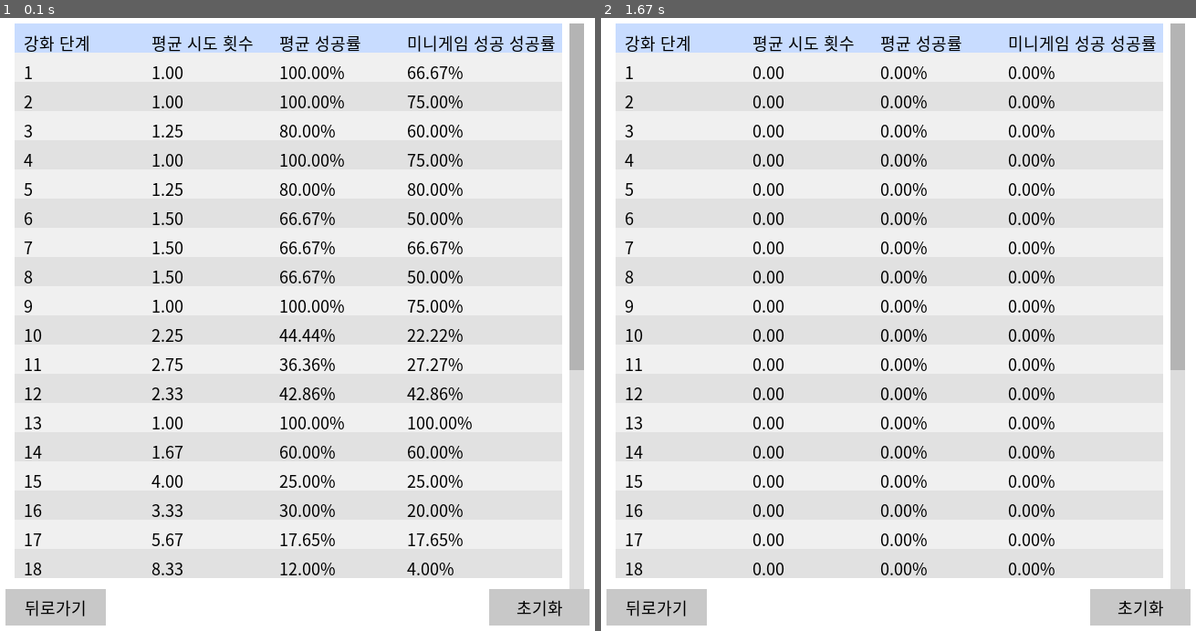
Above: before the commit, frames 1-2 (left to right).
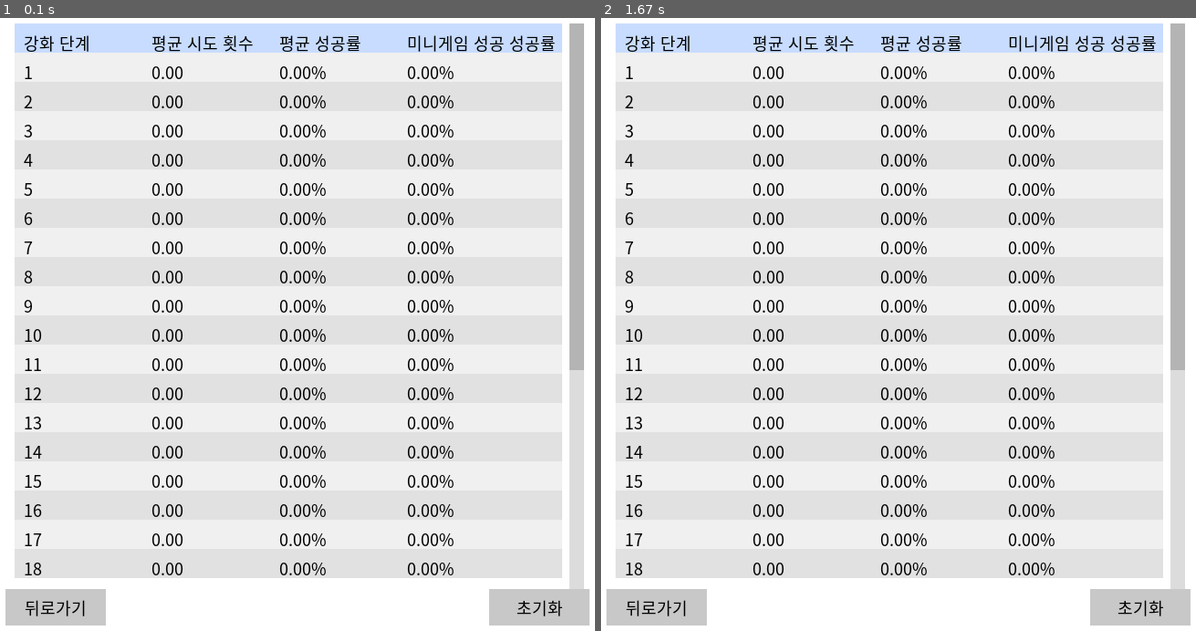
Above: after the commit, the same moments.

Repository: lllllIIIIlll/enchant_simul_project
Game: pygame game, started from table.py
Same seed, same stepped clock (60 frames per second), same inputs: the game is played once before the commit and once after it.
Inputs:
- Up to frame 1 (0.1 s): no input
- Up to frame 2 (1.67 s): hold Up 0.33-0.8 s; hold Up 0.83-1.13 s; click "초기화" at 1.62 s

The runs differ from the first frame. In frame 1, 4.3% of the frame differs, in the area x 25-80%, y 7-91%; in frame 2, nothing differs.

Commit message:
added quit option fixed m_s_rate

Diff:
--- a/game.py
+++ b/game.py
@@ -5,6 +5,7 @@
 from mini_game import mini_game_popup
 from enchant_rate import show_rate_table_popup
 import subprocess
+import requests
 
 pygame.init()
 screen = pygame.display.set_mode((1000, 820))
@@ -127,6 +128,11 @@
                 if rate_btn.is_clicked(event.pos):
                     show_rate_table_popup(screen)
                 elif quit_btn.is_clicked(event.pos):
+                    # table.py의 reset_btn 기능을 실행 (reset_json 함수 호출)
+                    # 방법1: table.py에 reset_json만 실행하는 엔드포인트를 만들어두고, 여기서 호출
+                    # 방법2: reset_json만 실행하는 별도 스크립트 생성 후 여기서 실행
+                    # 여기서는 방법2 예시 (reset_table.py를 만들어서 실행)
+                    subprocess.run(["python", "table.py", "--reset"])
                     running = False
                 elif table_btn.is_clicked(event.pos):
                     subprocess.Popen(["python", "table.py"])
--- a/list.py
+++ b/list.py
@@ -1,10 +1,8 @@
 import json
 
-# 파일 경로
 table_path = "list_table.json"
 rate_path = "list_rate.json"
 
-# 데이터 불러오기
 with open(table_path, encoding="utf-8") as f:
     table = json.load(f)
 
@@ -12,32 +10,23 @@
 level_try = table["level_try"]
 success = table["success"]
 m_s = table["m_s"]
-mini_game_success = table.get("mini_game_success", [0]*30)
 
 a_s_rate = []
 a_try = []
 m_s_rate = []
 
 for i in range(30):
-    # a_s_rate: 해당 레벨 성공 횟수 / 해당 레벨 시도 횟수
     if level_try[i] > 0:
-        a_s = success[i] / level_try[i]
-        a_s_rate.append(a_s)
+        s_rate = success[i] / level_try[i]
+        a_s_rate.append(s_rate)
+        a_try.append(1 / s_rate if s_rate > 0 else 0)
+        if m_s[i] > 0:
+            m_s_rate.append(1-(1-s_rate/1.05)**level[i])
+        else:
+            m_s_rate.append(s_rate)
     else:
         a_s_rate.append(0)
-
-# a_try: 1 / 성공확률(a_s_rate)
-for i in range(30):
-    if a_s_rate[i] > 0:
-        a_try.append(1 / a_s_rate[i])
-    else:
         a_try.append(0)
-
-# m_s_rate: 미니게임 성공 횟수 / 해당 레벨 시도 횟수
-for i in range(30):
-    if level_try[i] > 0:
-        m_s_rate.append(m_s[i] / level_try[i])
-    else:
         m_s_rate.append(0)
 
 # 결과 저장
--- a/list_rate.json
+++ b/list_rate.json
@@ -32,30 +32,30 @@
     30
   ],
   "a_try": [
-    1.0,
-    1.0,
-    1.25,
-    1.0,
-    1.25,
-    1.5,
-    1.5,
-    1.5,
-    1.0,
-    2.25,
-    2.75,
-    2.3333333333333335,
-    1.0,
-    1.6666666666666667,
-    4.0,
-    3.3333333333333335,
-    5.666666666666666,
-    8.333333333333334,
-    5.666666666666666,
-    3.666666666666667,
-    1.6666666666666667,
-    5.0,
-    4.0,
-    8.0,
+    0,
+    0,
+    0,
+    0,
+    0,
+    0,
+    0,
+    0,
+    0,
+    0,
+    0,
+    0,
+    0,
+    0,
+    0,
+    0,
+    0,
+    0,
+    0,
+    0,
+    0,
+    0,
+    0,
+    0,
     0,
     0,
     0,
@@ -64,31 +64,31 @@
     0
   ],
   "a_s_rate": [
-    1.0,
-    1.0,
-    0.8,
-    1.0,
-    0.8,
-    0.6666666666666666,
-    0.6666666666666666,
-    0.6666666666666666,
-    1.0,
-    0.4444444444444444,
-    0.36363636363636365,
-    0.42857142857142855,
-    1.0,
-    0.6,
-    0.25,
-    0.3,
-    0.17647058823529413,
-    0.12,
-    0.17647058823529413,
-    0.2727272727272727,
-    0.6,
-    0.2,
-    0.25,
-    0.125,
-    0.0,
+    0,
+    0,
+    0,
+    0,
+    0,
+    0,
+    0,
+    0,
+    0,
+    0,
+    0,
+    0,
+    0,
+    0,
+    0,
+    0,
+    0,
+    0,
+    0,
+    0,
+    0,
+    0,
+    0,
+    0,
+    0,
     0,
     0,
     0,
@@ -96,31 +96,31 @@
     0
   ],
   "m_s_rate": [
-    0.6666666666666666,
-    0.75,
-    0.6,
-    0.75,
-    0.8,
-    0.5,
-    0.6666666666666666,
-    0.5,
-    0.75,
-    0.2222222222222222,
-    0.2727272727272727,
-    0.42857142857142855,
-    1.0,
-    0.6,
-    0.25,
-    0.2,
-    0.17647058823529413,
-    0.04,
-    0.11764705882352941,
-    0.2727272727272727,
-    0.6,
-    0.2,
-    0.25,
-    0.125,
-    0.0,
+    0,
+    0,
+    0,
+    0,
+    0,
+    0,
+    0,
+    0,
+    0,
+    0,
+    0,
+    0,
+    0,
+    0,
+    0,
+    0,
+    0,
+    0,
+    0,
+    0,
+    0,
+    0,
+    0,
+    0,
+    0,
     0,
     0,
     0,
--- a/list_table.json
+++ b/list_table.json
@@ -32,31 +32,31 @@
     30
   ],
   "level_try": [
-    6,
-    4,
-    5,
-    4,
-    5,
-    6,
-    6,
-    6,
-    4,
-    9,
-    11,
-    7,
-    3,
-    5,
-    12,
-    10,
-    17,
-    25,
-    17,
-    11,
-    5,
-    15,
-    8,
-    8,
-    2,
+    0,
+    0,
+    0,
+    0,
+    0,
+    0,
+    0,
+    0,
+    0,
+    0,
+    0,
+    0,
+    0,
+    0,
+    0,
+    0,
+    0,
+    0,
+    0,
+    0,
+    0,
+    0,
+    0,
+    0,
+    0,
     0,
     0,
     0,
@@ -64,30 +64,30 @@
     0
   ],
   "m_s": [
-    4,
-    3,
-    3,
-    3,
-    4,
-    3,
-    4,
-    3,
-    3,
-    2,
-    3,
-    3,
-    3,
-    3,
-    3,
-    2,
-    3,
-    1,
-    2,
-    3,
-    3,
-    3,
-    2,
-    1,
+    0,
+    0,
+    0,
+    0,
+    0,
+    0,
+    0,
+    0,
+    0,
+    0,
+    0,
+    0,
+    0,
+    0,
+    0,
+    0,
+    0,
+    0,
+    0,
+    0,
+    0,
+    0,
+    0,
+    0,
     0,
     0,
     0,
@@ -96,30 +96,30 @@
     0
   ],
   "success": [
-    6,
-    4,
-    4,
-    4,
-    4,
-    4,
-    4,
-    4,
-    4,
-    4,
-    4,
-    3,
-    3,
-    3,
-    3,
-    3,
-    3,
-    3,
-    3,
-    3,
-    3,
-    3,
-    2,
-    1,
+    0,
+    0,
+    0,
+    0,
+    0,
+    0,
+    0,
+    0,
+    0,
+    0,
+    0,
+    0,
+    0,
+    0,
+    0,
+    0,
+    0,
+    0,
+    0,
+    0,
+    0,
+    0,
+    0,
+    0,
     0,
     0,
     0,
@@ -127,8 +127,7 @@
     0,
     0
   ],
-  "enchant_count": 211,
-  "mini_game_success": [
+  "enchant_count": [
     0,
     0,
     0,
--- a/table.py
+++ b/table.py
@@ -1,6 +1,7 @@
 import pygame
 import json
 import subprocess
+import sys
 
 # list.py를 먼저 실행해서 최신 통계 갱신
 subprocess.run(["python", "list.py"])
@@ -82,6 +83,10 @@
     with open("list_table.json", "w", encoding="utf-8") as f:
         json.dump(table_data, f, ensure_ascii=False, indent=2)
 
+if "--reset" in sys.argv:
+    reset_json()
+    sys.exit()
+
 # 버튼 생성
 reset_btn = Button((screen.get_width()-140, screen.get_height()-60, 110, 40), "초기화", font)
 back_btn = Button((30, screen.get_height()-60, 110, 40), "뒤로가기", font)
